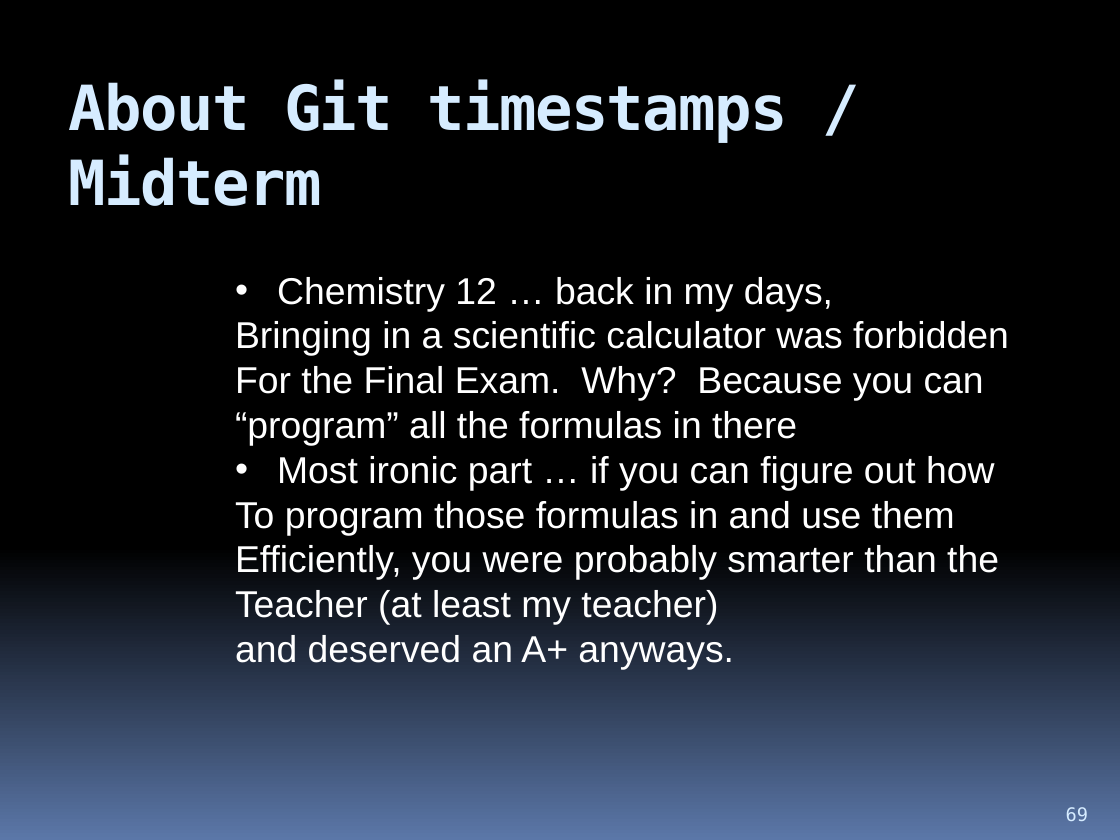
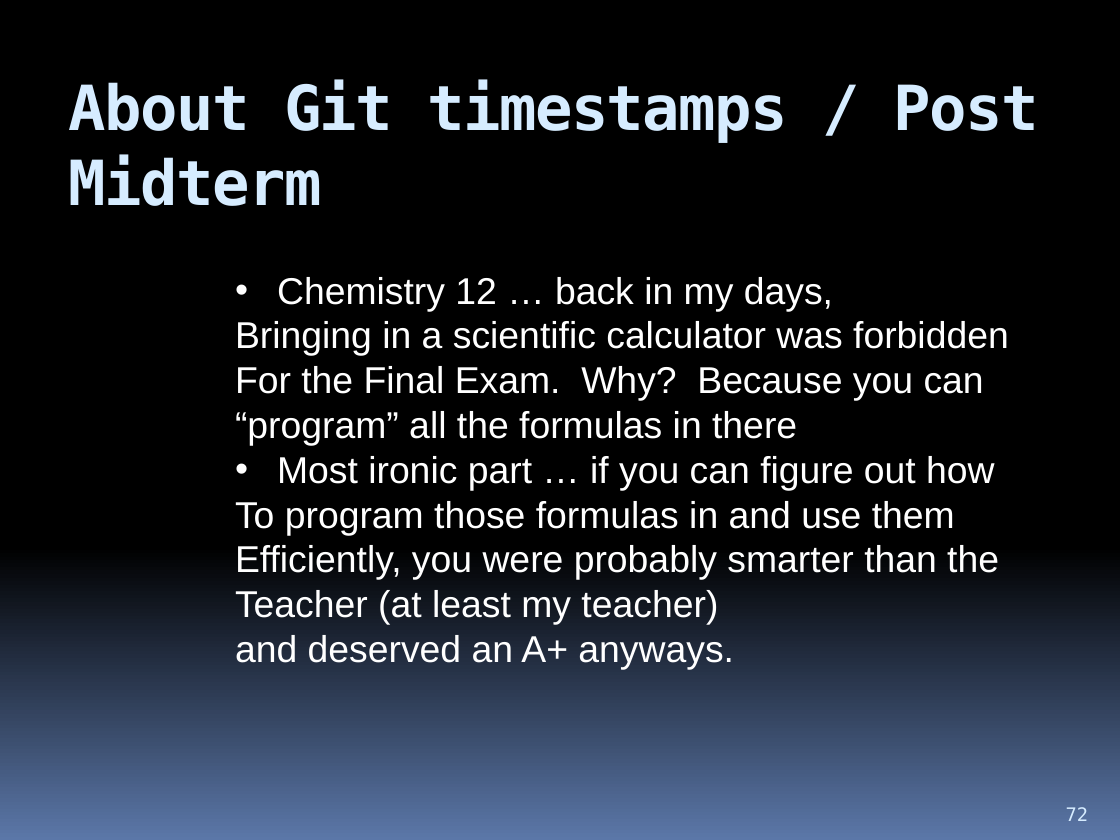
Before and after one commit to hchan/comp2613, a slide deck: slide 72 of coursePresentation.pptx (slide 69 before the commit). Drawn at 1120x840 pixels with LibreOffice and Linux fonts; fonts in the diff are those of the drawing. Boxes give left, top, right and bottom in pixels: in the first picture for what was removed or moved away, otherwise in the second. Text is boxed around its words. In the diff, an @@ line names an element or a change of style, - is before the commit and + after.

```diff
--- a/coursePresentation.pptx
+++ b/coursePresentation.pptx
@@ title at (x1=69, y1=80, x2=1039, y2=206): text changed @@
-About Git timestamps / Midterm
+About Git timestamps / Post Midterm
@@ page number at (x1=1066, y1=807, x2=1088, y2=821): text changed @@
-69
+72
```
Also in this commit, not shown: 10 other slides changed, 16 slides added, 6 slides removed, 2 other files.
